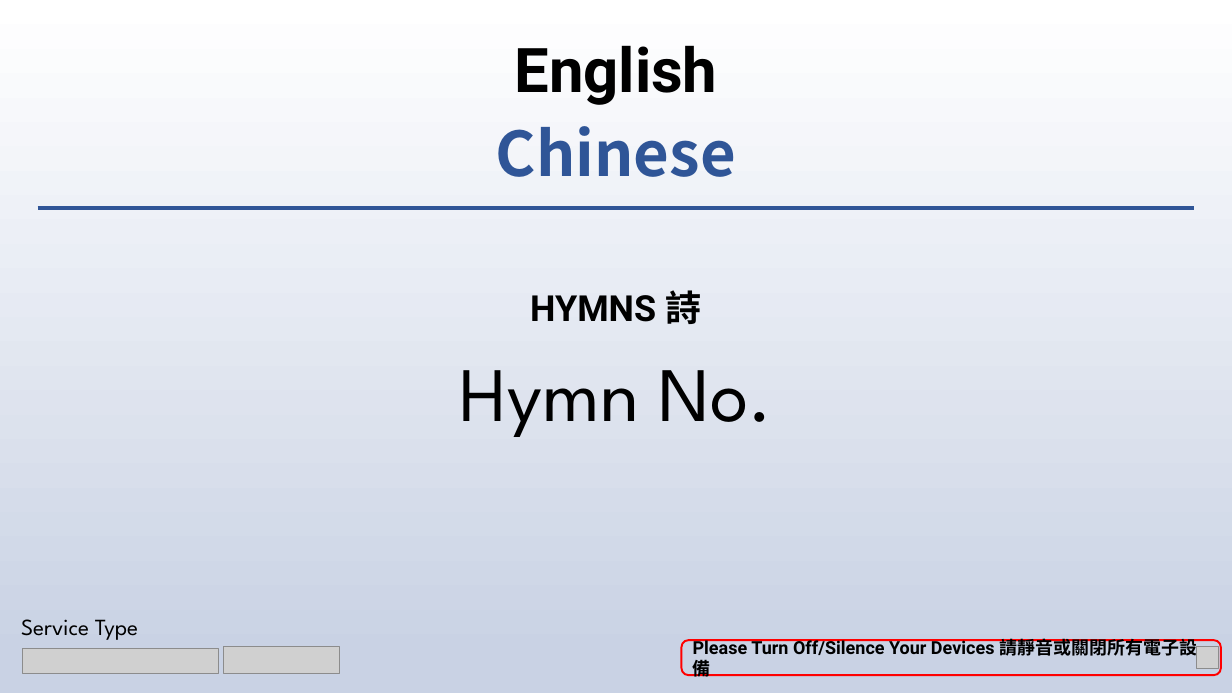
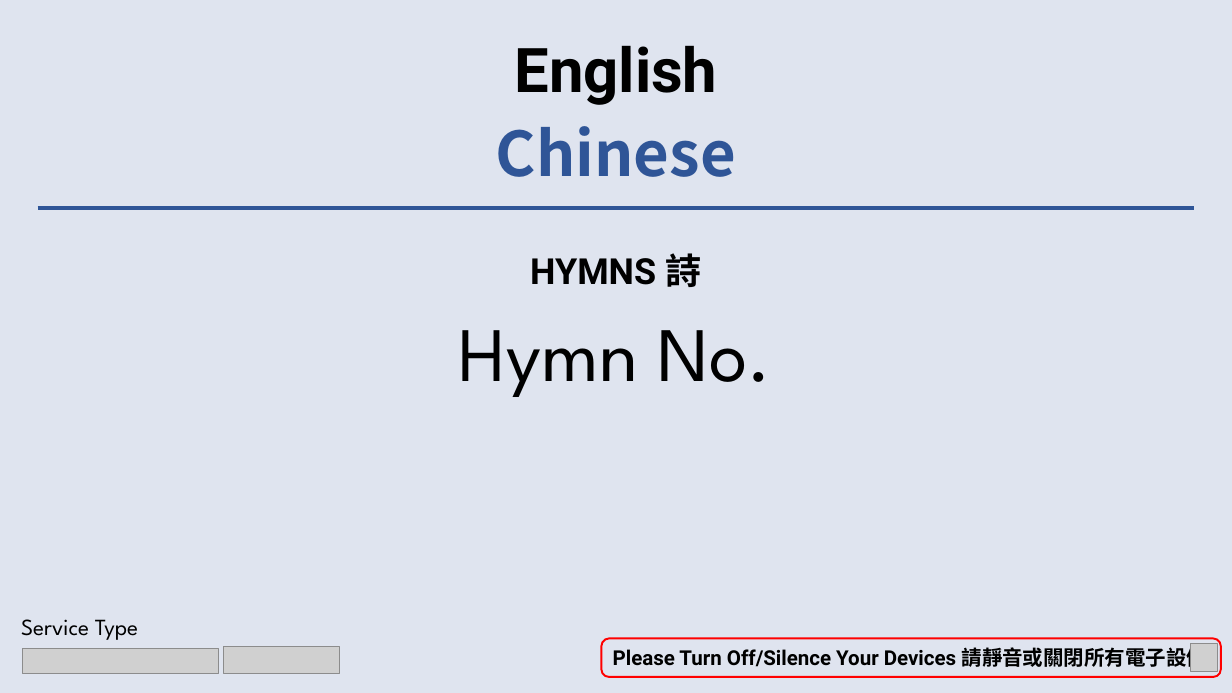
Before and after one commit to calebchanwy/tjc-powerpoint, a slide deck: slide 3 of TJCPowerPoint/Resources/ServiceWidescreen.pptx. Drawn at 1232x693 pixels with LibreOffice and Linux fonts; fonts in the diff are those of the drawing; grey boxes stand for pictures. Boxes give left, top, right and bottom in pixels: in the first picture for what was removed or moved away, otherwise in the second. Text is boxed around its words. In the diff, an @@ line names an element or a change of style, - is before the commit and + after.

Commit message:
22/01/23 Design Adjustments to .pptx

```diff
--- a/TJCPowerPoint/Resources/ServiceWidescreen.pptx
+++ b/TJCPowerPoint/Resources/ServiceWidescreen.pptx
@@ background gradient #FFFFFF to #C9D2E4 to #DFE4EF @@
@@ text "HYMNS 詩": place and size @@
-text "HYMNS 詩" at (530,290,701,324)
+text "HYMNS 詩" at (530,253,701,287)
@@ text "Hymn No.": place and size @@
-text "Hymn No." at (460,370,772,437)
+text "Hymn No." at (459,330,771,397)
@@ rounded rectangle "Please Turn Off/Silence Your Devices ...": place and size @@
-rounded rectangle "Please Turn Off/Silence Your Devices ..." at (682,640,1222,676)
+rounded rectangle "Please Turn Off/Silence Your Devices ..." at (602,639,1221,677)
@@ rounded rectangle "Please Turn Off/Silence Your Devices ..." at (602,639,1221,677): size 14 to 16 pt @@
@@ picture: place and size @@
-picture at (1197,646,1218,668)
+picture at (1191,644,1218,672)
```
Also in this commit, not shown: 10 other slides changed, 18 other files.
